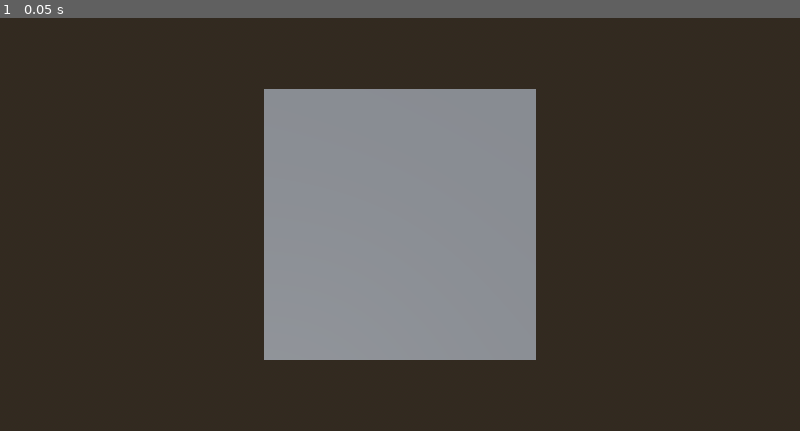
Above: before the commit, frame 1.
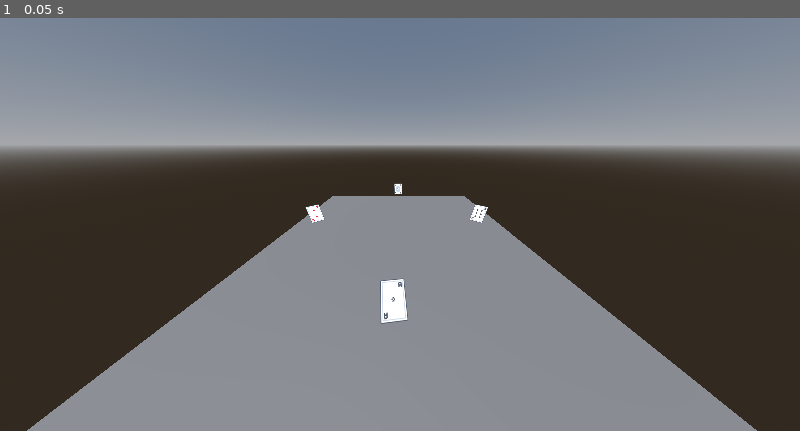
Above: after the commit, the same moment.

Repository: Feirbran/kuku
Game: Godot game, scene res://scenes/GameTable.tscn
Two runs of this game, one before a commit and one after it. Both use one fixed random seed, a clock stepped at 60 frames per second and the inputs below.
Inputs:
- Up to frame 1 (0.05 s): no input

The runs differ from the first frame. In frame 1, 53% of the frame differs, in the area x 0-100%, y 0-100%.

Commit message:
ses
ho inserito una meccanica per fare in modo che la carta più vicina alla camera sia girata di fronte mentre le altre diano sempre il back.
Spostato il piano di gioco per far uscire le carte.
inserito meccanica di click e scambio che però non funziona molto

Diff:
--- a/card_visual.gd
+++ b/card_visual.gd
@@ -2,80 +2,68 @@
 extends Sprite3D
 class_name CardVisual
 
-# Variabile esportata con setter per gestire l'aggiornamento
 @export var _card_data: CardData:
 	set(new_data):
 		set_card_data_internal(new_data)
 
-# Variabile interna per memorizzare i dati della carta
 var card_data: CardData = null
+@export var texture_back: Texture2D
+var is_face_up: bool = false
 
-# Texture per il retro della carta (opzionale, da impostare nell'inspector)
-@export var texture_back: Texture2D
-
-var is_face_up: bool = false # La carta è scoperta o coperta?
-
-# Chiamato quando il nodo è pronto
 func _ready():
-	# All'inizio, se non abbiamo dati, mostra il retro (se esiste)
 	if card_data == null:
 		show_back()
 	else:
-		# Se i dati sono stati assegnati prima di _ready, mostra la faccia corretta
 		if is_face_up:
 			show_front()
 		else:
 			show_back()
+	# Configura l'Area3D per la rilevazione dei clic (assicurati che esista nella scena)
+	if get_node_or_null("ClickArea"):
+		get_node("ClickArea").connect("input_event", Callable(get_parent(), "_on_card_clicked").bind([self]))
 
-# Funzione interna per impostare i dati E aggiornare la texture
 func set_card_data_internal(new_data: CardData):
 	if new_data == null:
 		printerr("Tentativo di assegnare dati null a CardVisual")
 		card_data = null
-		texture = texture_back # Mostra il retro se i dati sono null
+		texture = texture_back
 		return
 
-	card_data = new_data # Assegna alla variabile interna
-	# Aggiorna la texture visibile in base allo stato (coperta/scoperta)
+	card_data = new_data
 	if is_face_up:
 		show_front()
 	else:
-		# Se abbiamo appena ricevuto i dati, probabilmente vogliamo mostrarla coperta all'inizio
-		# o potremmo voler decidere lo stato prima di chiamare questa funzione.
-		# Per ora, la mettiamo coperta di default quando i dati vengono impostati.
 		show_back()
 
-
-# Mostra il fronte della carta
 func show_front():
 	if card_data != null and card_data.texture_front != null:
 		texture = card_data.texture_front
 		is_face_up = true
 	else:
-		# Se non c'è texture fronte, mostra il retro o nulla
 		texture = texture_back
-		is_face_up = false # Considerala coperta se non può mostrare il fronte
+		is_face_up = false
 
-# Mostra il retro della carta
 func show_back():
 	if texture_back != null:
 		texture = texture_back
 	else:
-		# Se non c'è texture per il retro, potremmo renderla invisibile o mostrare un placeholder
-		texture = null # Rende lo sprite invisibile se non ha texture
+		texture = null
 	is_face_up = false
 
-# Funzione per girare la carta
 func flip():
 	if is_face_up:
 		show_back()
 	else:
 		show_front()
 
-# Funzione utile per ottenere il valore della carta per le comparazioni
 func get_value() -> int:
 	if card_data != null:
 		return card_data.value
 	else:
 		printerr("Tentativo di ottenere valore da CardVisual senza CardData!")
-		return -1 # Un valore non valido
+		return -1
+
+func set_physics_active(active: bool):
+	if get_node_or_null("ClickArea"):
+		get_node("ClickArea").monitoring = active
+		get_node("ClickArea").mouse_filter = Control.MOUSE_FILTER_STOP if active else Control.MOUSE_FILTER_IGNORE
--- a/game_manager.gd
+++ b/game_manager.gd
@@ -3,6 +3,7 @@
 class_name GameManager
 
 @export var card_scene: PackedScene = preload("res://scenes/CardVisual.tscn")
+@export var card_offset_z: float = 0.1 # Offset per la carta visibile
 
 var player_positions_node: Node3D = null
 var num_players: int = 0
@@ -16,9 +17,9 @@
 
 func _on_game_table_ready():
 	print("Segnale ready di GameTable ricevuto.")
-	player_positions_node = get_node("../PlayerPositions") # Vai al padre (GameTable) e poi al figlio PlayerPositions
+	player_positions_node = get_node("../PlayerPositions")
 	if player_positions_node == null:
-		printerr("!!! ERRORE CRITICO: Impossibile trovare PlayerPositions (nel segnale ready) !!!")
+		printerr("!!! ERRORE CRITICO: Impossibile trovare PlayerPositions !!!")
 		if get_parent() != null:
 			print("Figli di GameTable:")
 			for child in get_parent().get_children():
@@ -26,8 +27,8 @@
 		else:
 			print("GameManager non ha un padre!")
 	else:
-		print("+++ Nodo PlayerPositions assegnato correttamente (nel segnale ready) +++")
-		start_game(4) # Avvia il gioco SOLO se player_positions_node è valido
+		print("+++ Nodo PlayerPositions assegnato correttamente +++")
+		start_game(4)
 
 func start_game(p_num_players: int):
 	print("Inizio partita con ", p_num_players, " giocatori.")
@@ -40,9 +41,7 @@
 	active_card_instances.clear()
 	players_data.clear()
 
-	print("PRIMA di DeckSetupScene.reset_and_shuffle() (in start_game)")
-	DeckSetupScene.reset_and_shuffle() # Usa l'istanza globale (nome dell'autoload)
-	print("DOPO di DeckSetupScene.reset_and_shuffle() (in start_game)")
+	DeckSetupScene.reset_and_shuffle()
 
 	if player_positions_node == null:
 		printerr("ERRORE: player_positions_node è null in start_game!")
@@ -58,7 +57,10 @@
 			printerr("ERRORE: Figlio ", i, " non è Marker3D!")
 			continue
 		players_data.append({
-			"card_data": null, "lives": 5, "marker": player_marker, "visual_card": null
+			"card_data": [], # Ora conterrà un array di carte
+			"lives": 5,
+			"marker": player_marker,
+			"visual_cards": [] # Array per le istanze CardVisual
 		})
 
 	dealer_index = 0
@@ -75,24 +77,133 @@
 		printerr("ERRORE: player_positions_node è null in deal_initial_cards!")
 		return
 
+	var num_initial_cards = 2
+	var card_y_offset = 0.05
+	var card_y_stack_offset = 0.01
+
+	# Ottieni un riferimento alla camera principale (assumi che ce ne sia una con tag "MainCamera")
+	var main_camera = get_viewport().get_camera_3d()
+	if not is_instance_valid(main_camera):
+		printerr("ERRORE: Camera principale non trovata!")
+		return
+
 	for i in range(num_players):
-		var drawn_card_data: CardData = DeckSetupScene.draw_card() # Usa l'istanza globale
-		if drawn_card_data == null:
-			printerr("ERRORE: Mazzo finito!")
-			break
-		players_data[i]["card_data"] = drawn_card_data
-		var card_instance = card_scene.instantiate() as CardVisual
-		if card_instance == null:
-			printerr("ERRORE: Istanza CardVisual fallita!")
+		var player_marker: Marker3D = players_data[i]["marker"]
+		if not player_marker:
+			printerr("ERRORE: Marker del giocatore ", i, " non valido!")
 			continue
-		add_child(card_instance)
-		card_instance.card_data = drawn_card_data
-		players_data[i]["visual_card"] = card_instance
-		var player_marker: Marker3D = players_data[i]["marker"]
-		card_instance.global_transform.origin = player_marker.global_transform.origin + Vector3(0, 0.02, 0)
-		card_instance.show_back()
-		active_card_instances.append(card_instance)
+
+		for j in range(num_initial_cards):
+			var drawn_card_data: CardData = DeckSetupScene.draw_card()
+			if drawn_card_data == null:
+				printerr("ERRORE: Mazzo finito durante la distribuzione!")
+				break
+
+			players_data[i]["card_data"].append(drawn_card_data)
+			var card_instance = card_scene.instantiate() as CardVisual
+			if not card_instance:
+				printerr("ERRORE: Istanza CardVisual fallita!")
+				continue
+
+			add_child(card_instance)
+			card_instance.card_data = drawn_card_data
+			players_data[i]["visual_cards"].append(card_instance)
+			active_card_instances.append(card_instance)
+
+			var card_position = player_marker.global_transform.origin + Vector3(0, card_y_offset + j * card_y_stack_offset, j * card_offset_z)
+			card_instance.global_transform.origin = card_position
+
+			if j == num_initial_cards - 1:
+				# La carta più vicina segue la rotazione della camera e mostra il fronte
+				card_instance.look_at(main_camera.global_transform.origin, Vector3.UP)
+				card_instance.show_front()
+				card_instance.set_physics_active(true)
+			else:
+				# Le altre carte mostrano il retro e sono ruotate
+				card_instance.look_at(main_camera.global_transform.origin, Vector3.UP)
+				card_instance.rotate_y(PI)
+				card_instance.show_back()
+				card_instance.set_physics_active(false)
 
 	print("Distribuzione completata.")
 
-# Qui puoi aggiungere altre funzioni del tuo game_manager (gestione del turno, ecc.)
+func _process(delta):
+	# Aggiorna la rotazione delle carte visibili per seguire la camera
+	var main_camera = get_viewport().get_camera_3d()
+	if is_instance_valid(main_camera):
+		for i in range(num_players):
+			if players_data[i].has("visual_cards") and not players_data[i]["visual_cards"].is_empty():
+				var last_card = players_data[i]["visual_cards"].back()
+				if is_instance_valid(last_card) and last_card.is_face_up:
+					last_card.look_at(main_camera.global_transform.origin, Vector3.UP)
+
+func swap_cards(player_index: int, card_index_player: int, target_player_index: int, card_index_target: int):
+	if player_index < 0 or player_index >= num_players or \
+	   target_player_index < 0 or target_player_index >= num_players or \
+	   card_index_player < 0 or card_index_player >= players_data[player_index]["card_data"].size() or \
+	   card_index_target < 0 or card_index_target >= players_data[target_player_index]["card_data"].size():
+		printerr("Indici di scambio carte non validi!")
+		return
+
+	# Scambia i dati delle carte
+	var temp_card = players_data[player_index]["card_data"][card_index_player]
+	players_data[player_index]["card_data"][card_index_player] = players_data[target_player_index]["card_data"][card_index_target]
+	players_data[target_player_index]["card_data"][card_index_target] = temp_card
+
+	# Aggiorna la visualizzazione delle carte (potrebbe essere necessario rifare il posizionamento/mostrare)
+	update_player_card_visuals(player_index)
+	update_player_card_visuals(target_player_index)
+
+func update_player_card_visuals(player_index: int):
+	var player_data = players_data[player_index]
+	var visual_cards = player_data["visual_cards"]
+	var player_marker = player_data["marker"]
+	var num_cards = player_data["card_data"].size()
+
+	if not player_marker:
+		printerr("ERRORE: Marker del giocatore ", player_index, " non valido!")
+		return
+
+	for i in range(num_cards):
+		if i < visual_cards.size() and is_instance_valid(visual_cards[i]):
+			var card_position = player_marker.global_transform.origin + Vector3(0, 6 , i * card_offset_z)
+			visual_cards[i].global_transform.origin = card_position
+			if i == num_cards - 1:
+				visual_cards[i].show_front()
+				visual_cards[i].set_physics_active(true) # Rendi cliccabile la carta visibile
+			else:
+				visual_cards[i].show_back()
+				visual_cards[i].set_physics_active(false) # Disabilita i clic sulle carte coperte
+			visual_cards[i].card_data = players_data[player_index]["card_data"][i] # Assicurati che i dati siano aggiornati
+		else:
+			printerr("ERRORE: Problema con le istanze CardVisual per il giocatore ", player_index)
+
+# Funzione per ottenere l'indice del giocatore alla sinistra di un dato giocatore
+func get_player_to_left(player_index: int) -> int:
+	return (player_index - 1 + num_players) % num_players
+
+# Funzione chiamata quando si clicca su una carta
+func _on_card_clicked(card_visual: CardVisual):
+	# Trova l'indice del giocatore a cui appartiene la carta cliccata
+	var clicked_player_index = -1
+	var clicked_card_index = -1
+	for i in range(num_players):
+		if players_data[i].has("visual_cards"):
+			for j in range(players_data[i]["visual_cards"].size()):
+				if players_data[i]["visual_cards"][j] == card_visual:
+					clicked_player_index = i
+					clicked_card_index = j
+					break
+			if clicked_player_index != -1:
+				break
+
+	if clicked_player_index != -1 and clicked_card_index == players_data[clicked_player_index]["visual_cards"].size() - 1:
+		# Ottieni l'indice del giocatore alla sinistra
+		var left_player_index = get_player_to_left(clicked_player_index)
+		# Esegui lo scambio (ipotizzando che ogni giocatore abbia almeno una carta)
+		if players_data[left_player_index]["card_data"].size() > 0:
+			swap_cards(clicked_player_index, clicked_card_index, left_player_index, players_data[left_player_index]["card_data"].size() - 1)
+		else:
+			print("Il giocatore alla sinistra non ha carte da scambiare.")
+	else:
+		print("Puoi cliccare solo sulla tua carta visibile per scambiare.")
--- a/scenes/GameTable.tscn
+++ b/scenes/GameTable.tscn
@@ -22,8 +22,9 @@
 script = ExtResource("1_fukfw")
 
 [node name="Camera3D" type="Camera3D" parent="."]
-transform = Transform3D(1, 0, 0, 0, -4.37114e-08, 1, 0, -1, -4.37114e-08, 0, 10, 0)
+transform = Transform3D(1, 0, 0, 0, 0.840113, 0.542412, 0, -0.542412, 0.840113, 0.110069, 2.19336, 4.14168)
 current = true
+fov = 118.125
 
 [node name="WorldEnvironment" type="WorldEnvironment" parent="."]
 environment = SubResource("Environment_3pf80")
@@ -32,6 +33,7 @@
 transform = Transform3D(0.866025, 0.353553, -0.353553, 0, 0.707107, 0.707107, 0.5, -0.612372, 0.612372, 0, 0, 0)
 
 [node name="TableMesh" type="MeshInstance3D" parent="."]
+transform = Transform3D(1, 0, 0, 0, 1, 0, 0, 0, 1, 0, -1.19719, 0)
 mesh = SubResource("BoxMesh_qffgw")
 skin = SubResource("Skin_xv1iw")
 
